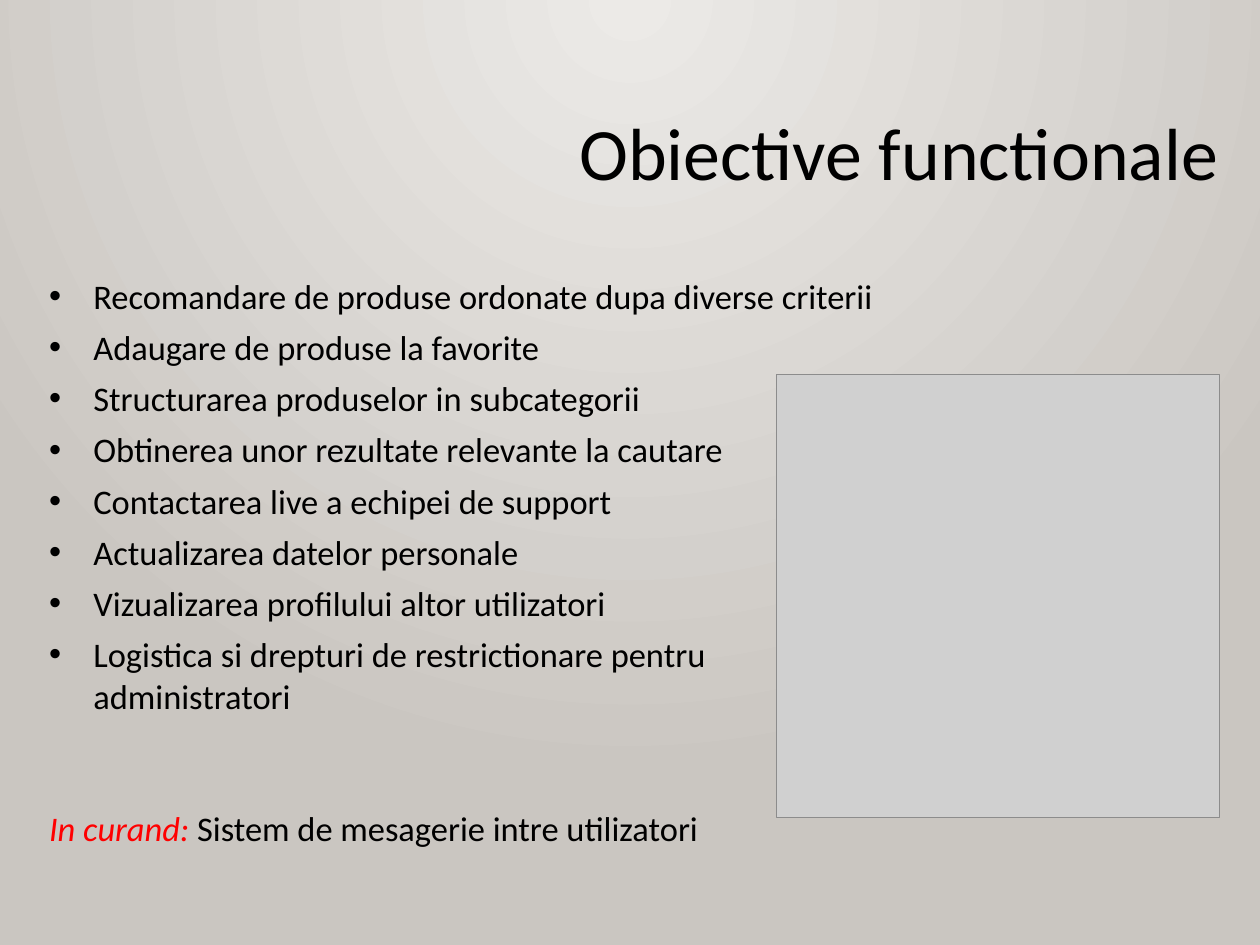
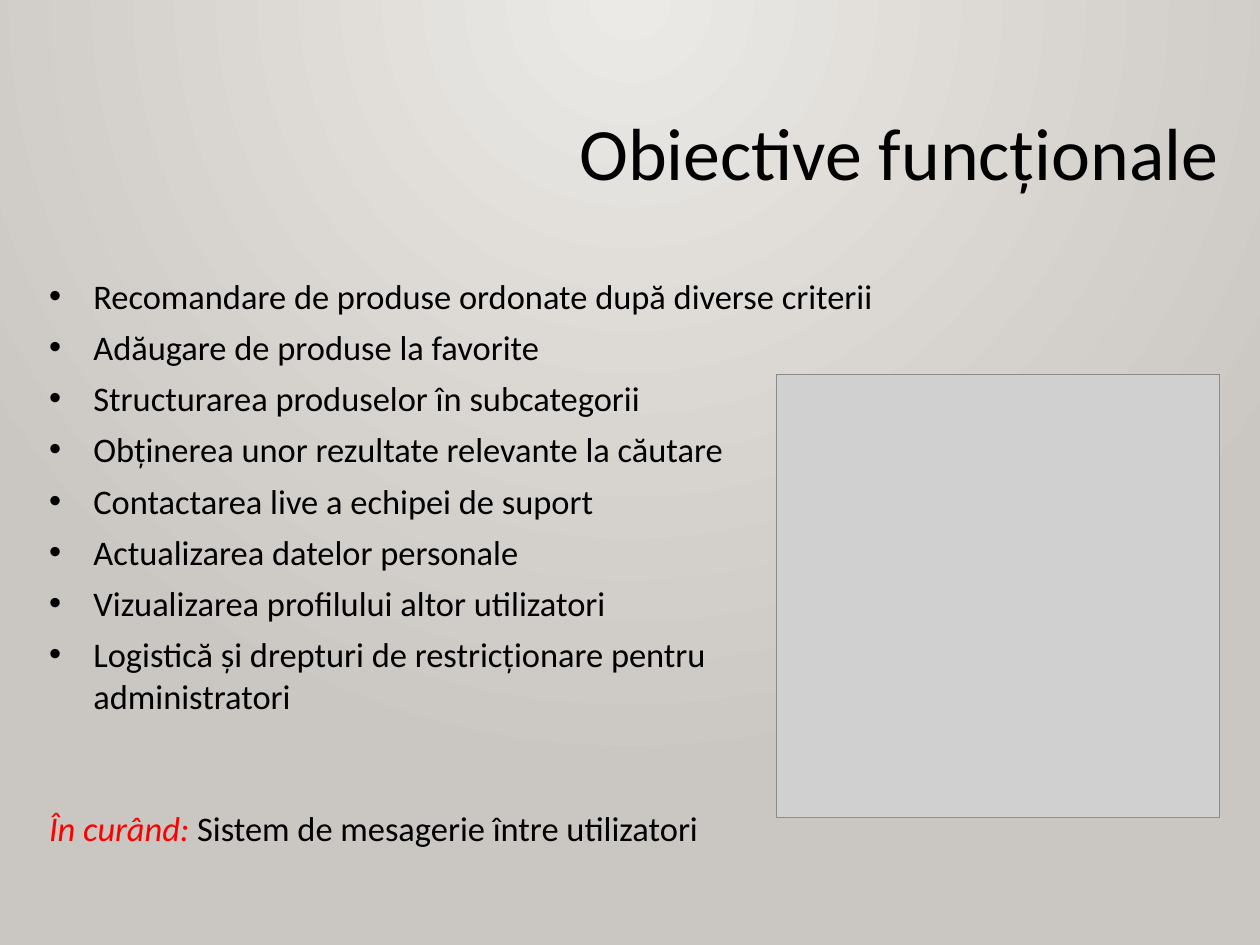
Before and after one commit to AlexandruOlteanu/SwapIt, a slide deck: slide 4 of files/documentation/presentation/Final_Presentation_Alexandru_Olteanu.pptx. Drawn at 1260x945 pixels with LibreOffice and Linux fonts; fonts in the diff are those of the drawing; grey boxes stand for pictures. Boxes give left, top, right and bottom in pixels: in the first picture for what was removed or moved away, otherwise in the second. Text is boxed around its words. In the diff, an @@ line names an element or a change of style, - is before the commit and + after.

```diff
--- a/files/documentation/presentation/Final_Presentation_Alexandru_Olteanu.pptx
+++ b/files/documentation/presentation/Final_Presentation_Alexandru_Olteanu.pptx
@@ text at [579,128,1218,194]: text changed @@
-Obiective functionale
+Obiective funcționale
@@ text at [93,285,872,520]: text changed @@
-• Recomandare de produse ordonate dupa diverse criterii
-• Adaugare de produse la favorite
-• Structurarea produselor in subcategorii
-• Obtinerea unor rezultate relevante la cautare
-• Contactarea live a echipei de support
+• Recomandare de produse ordonate după diverse criterii
+• Adăugare de produse la favorite
+• Structurarea produselor în subcategorii
+• Obținerea unor rezultate relevante la căutare
+• Contactarea live a echipei de suport
@@ text at [93,643,706,710]: text changed @@
-• Logistica si drepturi de restrictionare pentru administratori
+• Logistică și drepturi de restricționare pentru administratori
@@ text at [49,813,697,847]: text changed @@
-In curand: Sistem de mesagerie intre utilizatori
+În curând: Sistem de mesagerie între utilizatori
```
Also in this commit, not shown: 11 other slides changed, 1 slide added, 1 slide removed.
